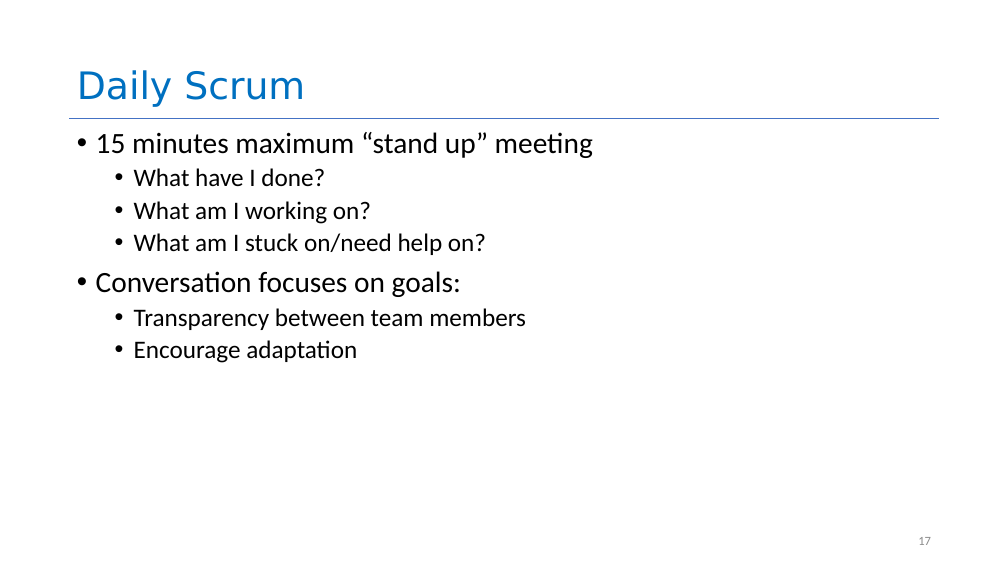
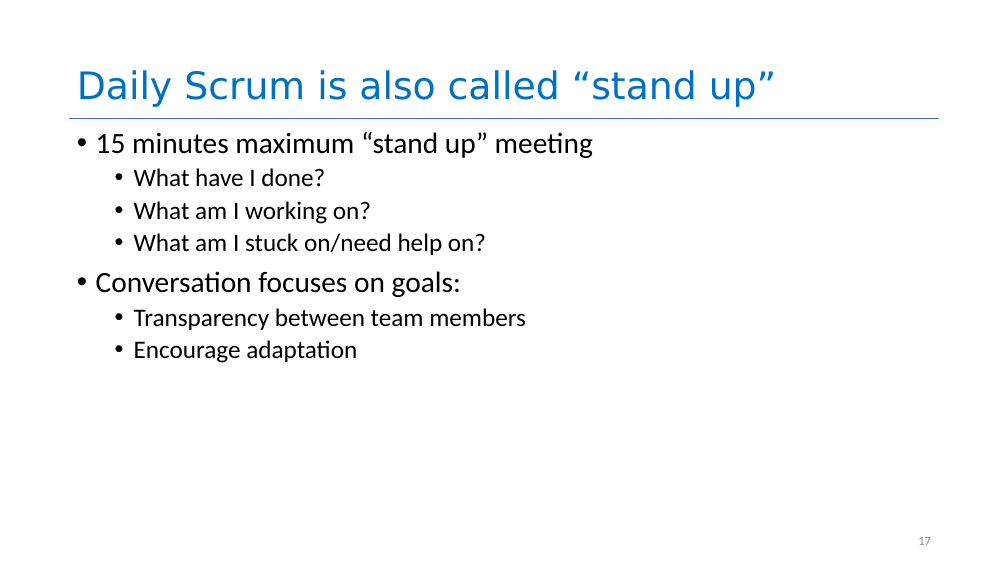
Before and after one commit to neu-se/CS4530-Fall-2024, a slide deck: slide 17 of Slides/Module 07.3 Agile Planning and Estimation.pptx. Drawn at 1008x567 pixels with LibreOffice and Linux fonts; fonts in the diff are those of the drawing. Boxes give left, top, right and bottom in pixels: in the first picture for what was removed or moved away, otherwise in the second. Text is boxed around its words. In the diff, an @@ line names an element or a change of style, - is before the commit and + after.

```diff
--- a/Slides/Module 07.3 Agile Planning and Estimation.pptx
+++ b/Slides/Module 07.3 Agile Planning and Estimation.pptx
@@ title at [77, 70, 776, 107]: text changed @@
-Daily Scrum
+Daily Scrum is also called “stand up”
```
Also in this commit, not shown: 3 other files.
